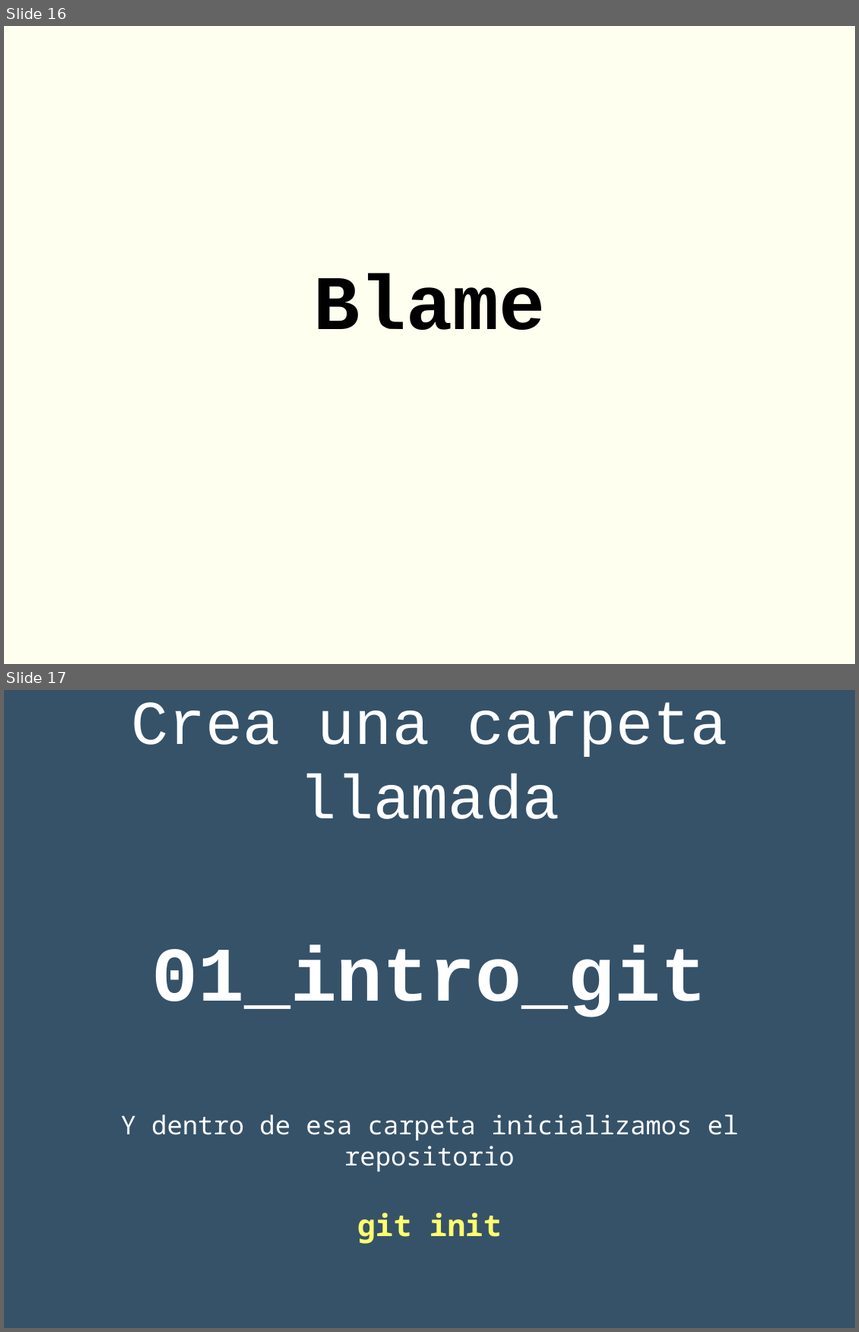
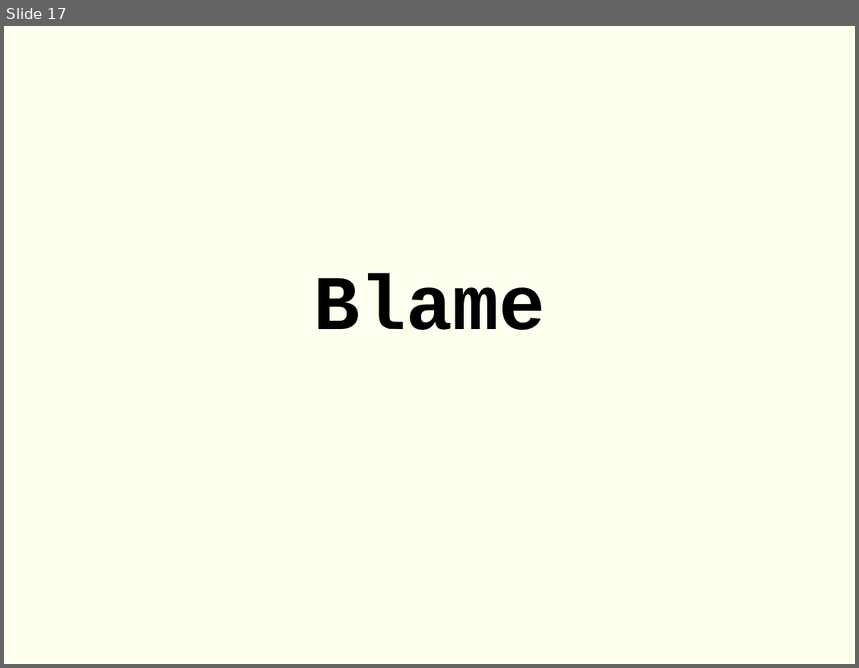
Before and after one commit to rgmf/eed2425, a slide deck: ut/02_control_de_versiones/presentacion/01_control_versiones_intro_git.odp. Shown one above the other, each under a label of ours: slides 16 and 17 before the commit, slide 17 after it. The pictures are 859x1332 and 859x668 pixels, drawn with LibreOffice and Linux fonts; fonts in the diff are those of the drawing. Boxes give left, top, right and bottom in pixels: in the first picture for what was removed or moved away, otherwise in the second. Text is boxed around its words. In the diff, an @@ line names an element or a change of style, - is before the commit and + after.

```diff
--- a/ut/02_control_de_versiones/presentacion/01_control_versiones_intro_git.odp
+++ b/ut/02_control_de_versiones/presentacion/01_control_versiones_intro_git.odp
@@ slide 17 removed at [4, 690, 855, 1328], background #355269 @@
@@ subtitle removed at [121, 702, 739, 1244] @@
-Crea una carpeta llamada
-01_intro_git
-Y dentro de esa carpeta inicializamos el repositorio
-git init
@@ what was slide 16 is now slide 17 @@
```
Also in this commit, not shown: 1 slide changed, 8 slides added, 1 other slide removed, 3 other files.
